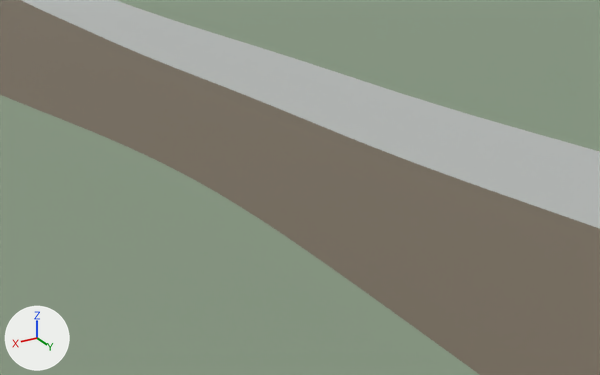
Two versions of the Blender file blender/SM_Env_Pack.blend, one commit apart.
Camera for both pictures: a 50 mm camera at (24.3, 40.3, 19.9) aimed at (0.8, 1.1, 0.3). Lighting does not change. The marker at lower left points along +X, +Y and +Z. The older version comes first.

The older version as bpy lines, for what is in view:
```python
me_sm_env_rivervalleyterrain = bpy.data.meshes.new('SM_Env_RiverValleyTerrain')
me_sm_env_rivervalleyterrain.from_pydata(...)  # 1729 vertices, 1620 faces; spans x -65.0..65.0, y -90.0..90.0, z -2.0..1.0
# faces by material slot: [1080, 180, 360]
me_sm_env_rivervalleyterrain.materials.append(mat_m_env_tanahbantaran)  # grey #869781
me_sm_env_rivervalleyterrain.materials.append(mat_m_env_taludbeton)  # grey #b3b6b5
me_sm_env_rivervalleyterrain.materials.append(mat_m_env_lumpurdasar)  # brown #766c5d
ob_sm_env_rivervalleyterrain = bpy.data.objects.new('SM_Env_RiverValleyTerrain', me_sm_env_rivervalleyterrain)
ob_sm_env_rivervalleyterrain.location = (0.0, 0.0, 0.0)
```
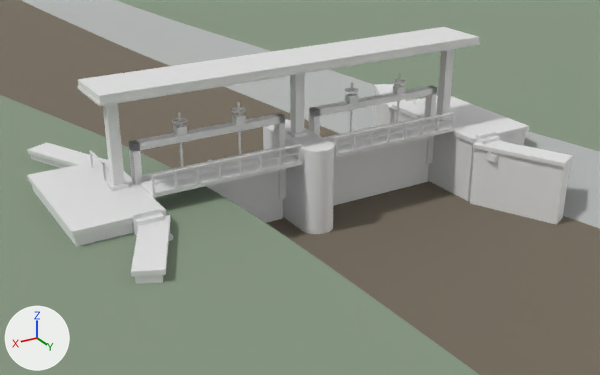
Changed parts and their boxes [x1, y1, x2, y2] in the pictures (600 x 375 px):
'SM_Env_PintuAirSiaga1', added
    after: [27, 27, 573, 284]
    faces in mat_m_env_betonputih (white #e7e7e7): [27, 84, 573, 276]
    faces in mat_m_env_besibiru (white #e7e7e7): [89, 49, 455, 223]
    faces in mat_m_env_atapkuning (white #e7e7e7): [77, 27, 480, 106]
    faces in mat_m_env_batukali (white #e7e7e7): [31, 92, 570, 284]
    faces in mat_m_env_besigelap (white #e7e7e7): [172, 74, 406, 168]

The change in detail:
Material 'M_Env_BesiGelap' (mat_m_env_besigelap) is new.
Its base color is (0.8, 0.8, 0.8) (white #e7e7e7).
Material 'M_Env_BetonPutih' (mat_m_env_betonputih) is new.
Its base color is (0.8, 0.8, 0.8) (white #e7e7e7).
Material 'M_Env_AtapKuning' (mat_m_env_atapkuning) is new.
Its base color is (0.8, 0.8, 0.8) (white #e7e7e7).
Material 'M_Env_BesiBiru' (mat_m_env_besibiru) is new.
Its base color is (0.8, 0.8, 0.8) (white #e7e7e7).
Material 'M_Env_BatuKali' (mat_m_env_batukali) is new.
Its base color is (0.8, 0.8, 0.8) (white #e7e7e7).
Mesh me_sm_env_pintuairsiaga1 is new.
It has 4284 vertices, 1040 faces and spans x -14.7..15.3, y -9.5..9.5, z -2.0..7.9.
Faces by material slot: [36, 144, 318, 30, 512].
It uses material mat_m_env_batukali (white #e7e7e7).
It uses material mat_m_env_betonputih (white #e7e7e7).
It uses material mat_m_env_besibiru (white #e7e7e7).
It uses material mat_m_env_atapkuning (white #e7e7e7).
It uses material mat_m_env_besigelap (white #e7e7e7).
Object 'SM_Env_PintuAirSiaga1' (ob_sm_env_pintuairsiaga1) is new; it shows me_sm_env_pintuairsiaga1.
Its location is (0.0, 0.0, 0.0).
